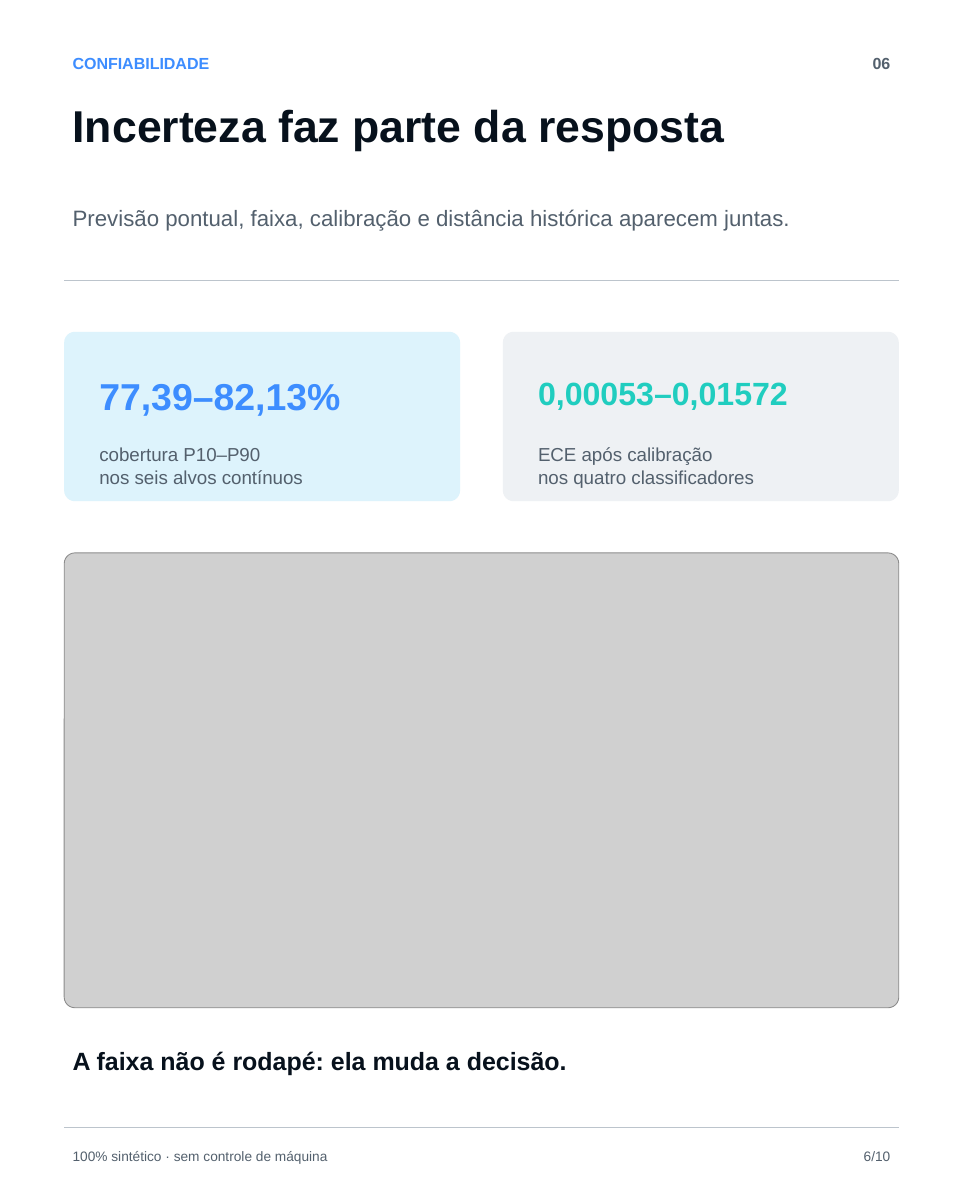
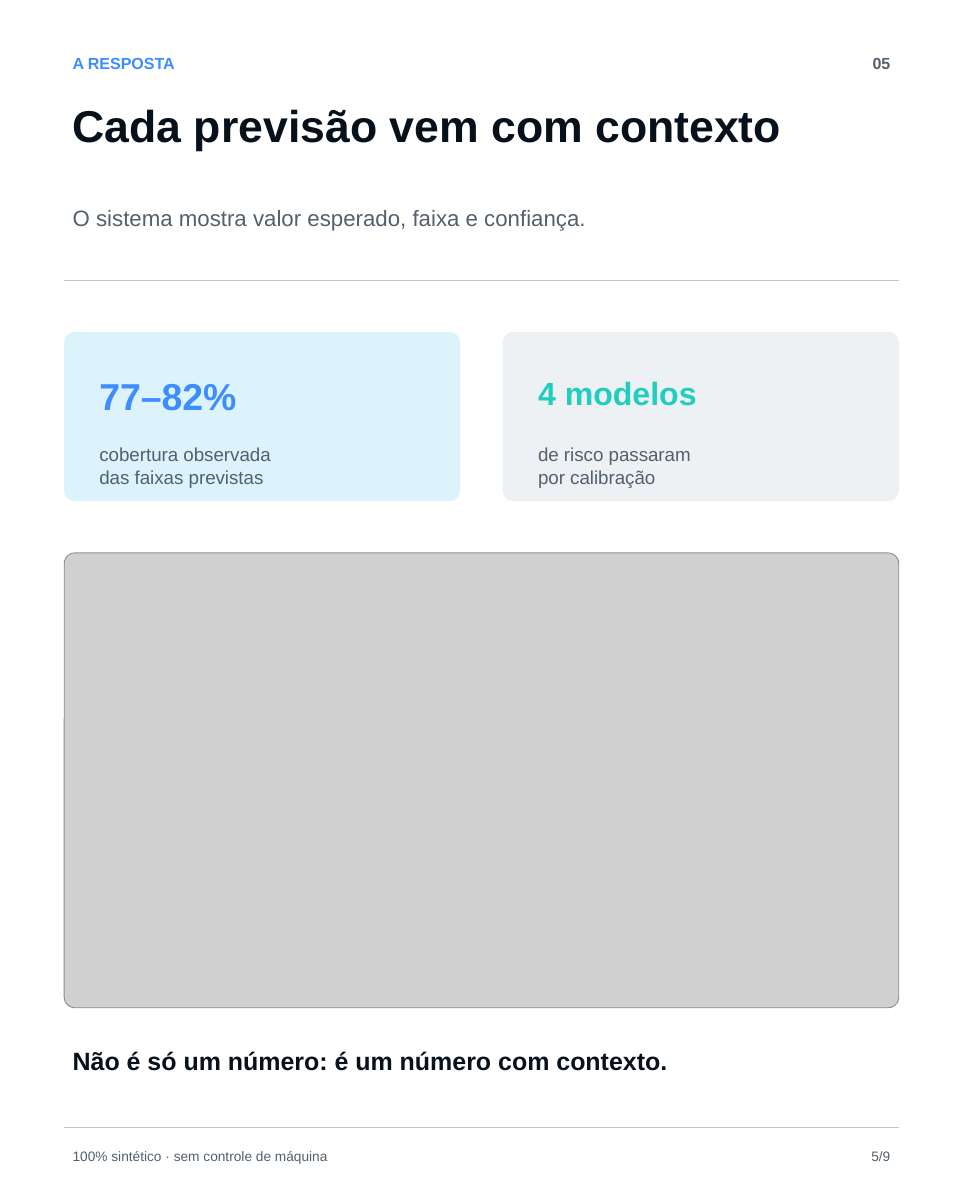
Before and after one commit to bryanleme/steelFlow-ai, a slide deck: slide 5 of docs/SteelFlow_AI_LinkedIn_Carousel.pptx (slide 6 before the commit). Drawn at 963x1204 pixels with LibreOffice and Linux fonts; fonts in the diff are those of the drawing; grey boxes stand for pictures. Boxes give left, top, right and bottom in pixels: in the first picture for what was removed or moved away, otherwise in the second. Text is boxed around its words. In the diff, an @@ line names an element or a change of style, - is before the commit and + after.

```diff
--- a/docs/SteelFlow_AI_LinkedIn_Carousel.pptx
+++ b/docs/SteelFlow_AI_LinkedIn_Carousel.pptx
@@ text at [73,58,175,69]: text changed @@
-CONFIABILIDADE
+A RESPOSTA
@@ text at [73,109,781,151]: text changed @@
-Incerteza faz parte da resposta
+Cada previsão vem com contexto
@@ text at [73,210,585,231]: text changed @@
-Previsão pontual, faixa, calibração e distância histórica aparecem juntas.
+O sistema mostra valor esperado, faixa e confiança.
@@ text at [99,384,236,411]: text changed @@
-77,39–82,13%
+77–82%
@@ text at [538,381,697,406]: text changed @@
-0,00053–0,01572
+4 modelos
@@ text at [99,447,270,488]: text changed @@
-cobertura P10–P90
-nos seis alvos contínuos
+cobertura observada
+das faixas previstas
@@ text at [538,447,691,488]: text changed @@
-ECE após calibração
-nos quatro classificadores
+de risco passaram
+por calibração
@@ text at [73,1051,667,1071]: text changed @@
-A faixa não é rodapé: ela muda a decisão.
+Não é só um número: é um número com contexto.
@@ text at [871,1151,890,1161]: text changed @@
-6/10
+5/9
```
Also in this commit, not shown: 8 other slides changed, 1 slide removed, 3 other files.
